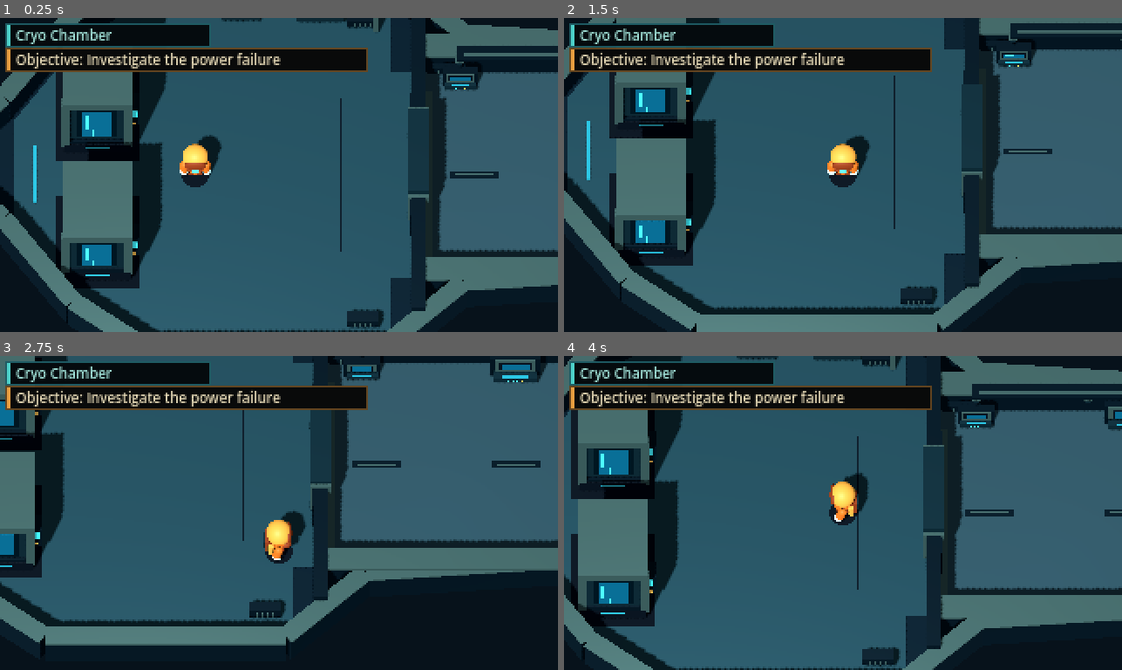
Above: before the commit, frames 1-4 (two rows, left to right).
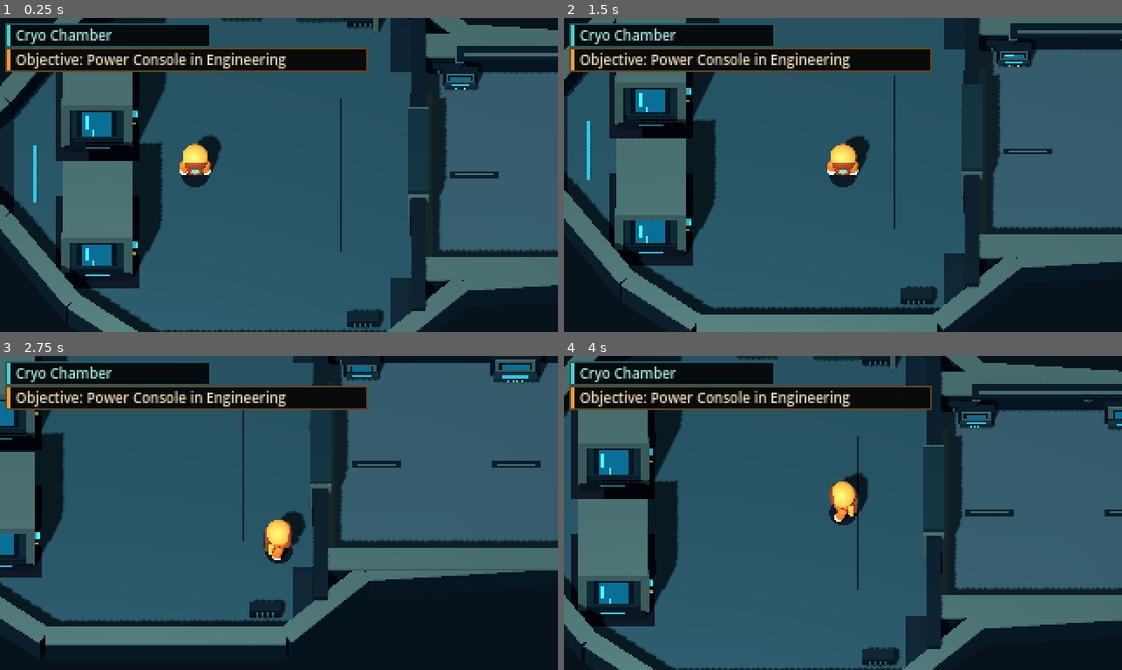
Above: after the commit, the same moments.

Repository: pradeep-innovation369/last-signal
Game: Godot game, scene res://scenes/main/Main.tscn
Same seed, same stepped clock (60 frames per second), same inputs: the game is played once before the commit and once after it.
Inputs:
- Up to frame 1 (0.25 s): no input
- Up to frame 2 (1.5 s): tap Enter at 0.5 s; hold D (move_right) 0.53-1.28 s; hold E (interact) 0.53-1.28 s; hold S (move_down) from 1.28 s (still down); tap E (interact) at 1.35 s
- Up to frame 3 (2.75 s): release S (move_down) at 2.03 s; hold D (move_right) from 2.03 s (still down); hold E (interact) from 2.03 s (still down)
- Up to frame 4 (4 s): release D (move_right) at 2.78 s; release E (interact) at 2.78 s; hold W (move_up) 2.78-3.53 s; tap E (interact) at 2.85 s; hold A (move_left) from 3.53 s (still down); hold E (interact) from 3.53 s (still down)

The runs differ from the first frame. In frame 1, 0.8% of the frame differs, in the area x 15-52%, y 11-17%; in frame 2, 0.8%; in frame 3, 0.8%; in frame 4, 0.8%.

Commit message:
Improve power console discoverability

Diff:
--- a/scenes/ui/HUD.tscn
+++ b/scenes/ui/HUD.tscn
@@ -72,7 +72,7 @@
 offset_bottom = 29.0
 theme_override_colors/font_color = Color(0.91, 0.86, 0.72, 1)
 theme_override_font_sizes/font_size = 8
-text = "Objective: Investigate the power failure"
+text = "Objective: Power Console in Engineering"
 
 [node name="InteractionHint" type="Label" parent="Root"]
 visible = false
--- a/scenes/world/PowerConsole.tscn
+++ b/scenes/world/PowerConsole.tscn
@@ -12,7 +12,7 @@
 collision_layer = 0
 collision_mask = 1
 script = ExtResource("1_interactable")
-interaction_hint = "E - Use Power Console"
+interaction_hint = "[E] USE POWER CONSOLE"
 interaction_message = "Power management online. Adjust system allocations."
 y_sort_origin = 20
 
--- a/scripts/main/Main.gd
+++ b/scripts/main/Main.gd
@@ -1,8 +1,6 @@
 extends Node2D
 
 @onready var power_console: Interactable = $WorldVisuals/DepthSort/PowerConsole
-# TEMP DEBUG: remove after testing.
-@onready var power_console_range: CollisionShape2D = $WorldVisuals/DepthSort/PowerConsole/InteractionRange
 @onready var hud: HUDController = $HUD
 @onready var player: PlayerController = $WorldVisuals/DepthSort/Player
 @onready var player_camera: Camera2D = $WorldVisuals/DepthSort/Player/Camera2D
@@ -12,9 +10,7 @@
 
 var power_management: PowerManagement = PowerManagement.new()
 var nearby_interactable: Interactable
-
-# TEMP DEBUG: remove this timer and the marked _process block after testing.
-var _power_console_debug_elapsed: float = 0.0
+var current_location: String = ""
 
 
 func _ready() -> void:
@@ -26,30 +22,11 @@
 	power_console.interaction_requested.connect(_on_power_console_interaction_requested)
 
 	for location: LocationArea in $Gameplay/Locations.get_children():
-		location.location_entered.connect(hud.set_location)
+		location.location_entered.connect(_on_location_entered)
 
 
 func _process(delta: float) -> void:
 	_sync_world_view(delta)
-
-	# TEMP DEBUG: remove this block after testing.
-	_power_console_debug_elapsed += delta
-	if _power_console_debug_elapsed >= 1.0:
-		_power_console_debug_elapsed = 0.0
-		var overlap_details := PackedStringArray()
-		for body: Node2D in power_console.get_overlapping_bodies():
-			overlap_details.append("%s(layer=%d)" % [body.name, body.collision_layer])
-		print(
-			"PowerConsole debug | player=%s distance=%.1f nearby=%s monitoring=%s shape_disabled=%s overlaps=[%s]"
-			% [
-				player.global_position,
-				player.global_position.distance_to(power_console.global_position),
-				is_instance_valid(nearby_interactable),
-				power_console.monitoring,
-				power_console_range.disabled,
-				", ".join(overlap_details),
-			]
-		)
 
 
 func _sync_world_view(delta: float) -> void:
@@ -75,8 +52,6 @@
 
 
 func _on_interactable_entered(interactable: Interactable) -> void:
-	# TEMP DEBUG: remove this line after testing.
-	print("PowerConsole debug | Main received player_entered from %s" % interactable.name)
 	nearby_interactable = interactable
 	hud.set_interaction_hint(interactable.interaction_hint)
 
@@ -87,8 +62,21 @@
 
 	hud.close_power_console()
 	nearby_interactable = null
-	hud.set_interaction_hint("")
+	hud.set_interaction_hint(_get_location_guidance())
 	hud.clear_message()
+
+
+func _on_location_entered(location_name: String) -> void:
+	current_location = location_name
+	hud.set_location(location_name)
+	if not is_instance_valid(nearby_interactable):
+		hud.set_interaction_hint(_get_location_guidance())
+
+
+func _get_location_guidance() -> String:
+	if current_location == "Engineering Room":
+		return "Power Console: near the center of Engineering"
+	return ""
 
 
 func _on_power_console_interaction_requested(message: String) -> void:
--- a/scripts/world/Interactable.gd
+++ b/scripts/world/Interactable.gd
@@ -19,11 +19,6 @@
 
 
 func _on_body_entered(body: Node2D) -> void:
-	# TEMP DEBUG: remove this line after testing.
-	print(
-		"PowerConsole debug | body_entered body=%s layer=%d groups=%s"
-		% [body.name, body.collision_layer, body.get_groups()]
-	)
 	if body.is_in_group("player"):
 		player_entered.emit(self)
 
